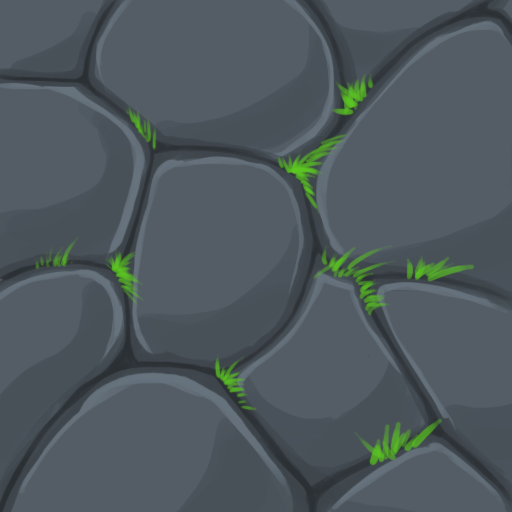
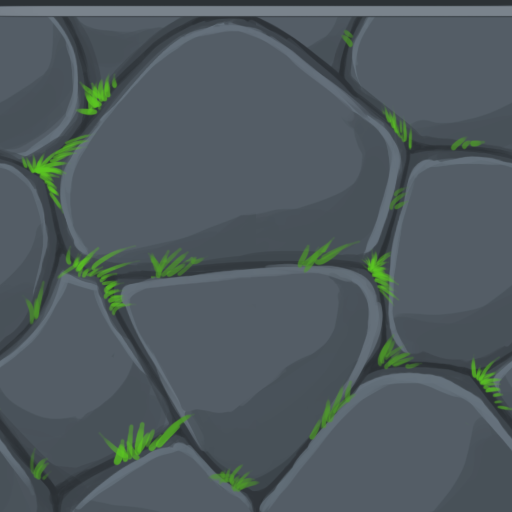
Before/after of a 512px x 512px layered artwork. What changed in the layer stack:
added layer "Layer 11" above "Layer 10" over [0, 0, 512, 512]
added layer "Layer 10" above "Layer 9" over [0, 5, 512, 17]
added layer "Layer 9" above "Layer 8" over [0, 0, 512, 512]
